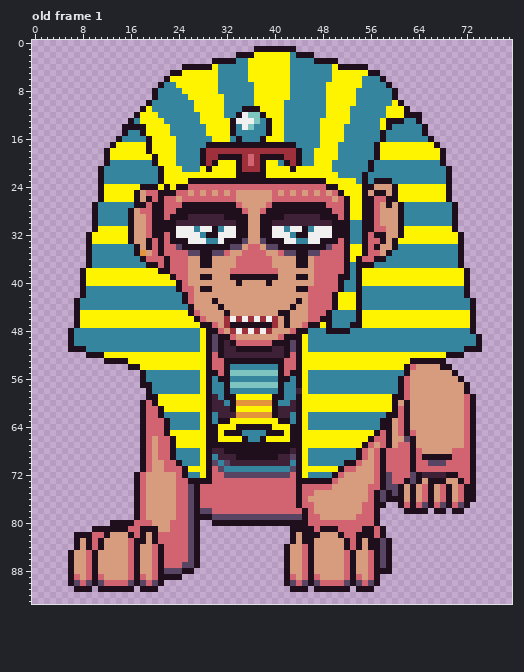
File history of a pixel-art file, phaser/concepts/enemy-boss-sphinx.aseprite. The picture above was drawn from the file before the commit.
80x94 pixels, 1 frame. Shown: old frame 1. The commit also changed other frames, which this record leaves out.
The same view after the edit:
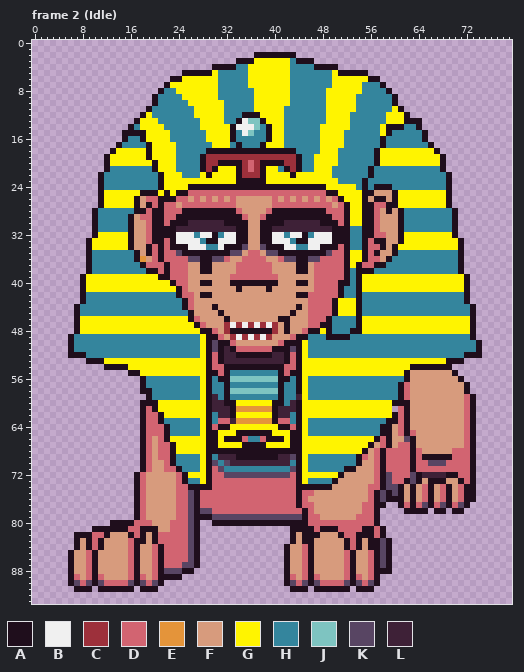
Palette (. is transparent): A #1f0e1c  B #f0f0f0  C #9d303b  D #d26471  E #e4943a  F #d79b7d  G #fff400  H #34859d  J #7ec4c1  K #584563  L #3e2137
A new or re-ordered frame is compared with the old frame closest to it.
Difference:
frames 1 -> 3
layer "Body" added
layer "Head" added
layer "head" removed
Frame 2 (Idle) is new; against old frame 1:
y 1: x 37..43 AAAAAAA -> .......
y 2: x 34..46 AAAGGGGGGHAAA -> ...AAAAAAA...
y 3: x 30..36 AAAAHHG -> ....AAA; x 44..50 HHHAAAA -> AAA....
y 4: x 25..33 AAAAAGHHH -> .....AAAA; x 47..55 HHHGAAAAA -> AAAA.....
y 5: x 23..29 AAGGGGG -> ..AAAAA; x 51..57 GGGGGAA -> AAAAA..
y 6: x 22..24 AGG -> .AA; x 55..58 HHHA -> GAA.
y 7: x 21..23 AHH -> .AG; x 36 H -> G; x 49 G -> H; x 58..59 HA -> A.
y 8: x 20..21 AH -> .A; x 24 H -> G; x 54 H -> G; x 59..60 HA -> A.
y 9: x 25 H -> G; x 31 G -> H
y 10: x 19..20 AH -> .A; x 26 H -> G; x 42 H -> G; x 60..61 GA -> A.
y 11: x 18..19 AG -> .A; x 35..37 AAA -> HHG; x 53 H -> G; x 59 G -> H; x 61..62 GA -> A.
y 12: x 17..18 AG -> .A; x 20 G -> H; x 27 H -> G; x 34..38 ABJJA -> HAAAG; x 63..64 AA -> ..
y 13: x 16..17 AH -> .A; x 21 G -> H; x 32..34 GAB -> HHA; x 36 B -> J; x 38..39 HA -> AG; x 48 G -> H; x 58..63 GAAAHH -> HGGGAA
y 14: x 15 A -> .; x 17..18 AA -> HG; x 22 G -> H; x 28 H -> G; x 34 H -> B; x 36..37 JH -> BJ; x 52 H -> G; x 60..61 HH -> AA; x 64..65 HA -> A.
y 15: x 16..17 HH -> AA; x 35..36 HH -> BJ; x 58..59 AH -> GA
y 16: x 14..15 AH -> .A; x 18..19 HA -> AG; x 23 G -> H; x 29 H -> G; x 33..34 HA -> AH; x 38..39 AG -> HA; x 65..66 HA -> A.
y 17: x 13..18 AGGGGG -> .AHHHH; x 29..33 AAAAA -> HGGGH; x 35..37 AAA -> HHH; x 39..43 AAAAA -> GGGHH; x 51 H -> G; x 57..67 AGGGGGGGGGA -> HAHHHHHHHA.
y 18: x 12..13 AG -> .A; x 28..44 ACCCCCCCCCCCCCCCA -> HAAAAAAAAAAAAAAAH; x 47 G -> H; x 67..68 GA -> A.
y 19: x 19..20 GA -> AG; x 31..34 AAAA -> CCCC; x 36 D -> C; x 38..41 AAAA -> CCCC
y 20: x 13..19 HHHHHHH -> GGGGGGG; x 30..33 AGGG -> CAAA; x 39..42 GGHA -> AAAC; x 50 H -> G; x 56..67 AHHHHHHHHHHH -> HAGGGGGGGGGG
y 21: x 11..12 AH -> .A; x 20..21 HA -> AG; x 24 G -> H; x 28..30 GAG -> ACA; x 36 C -> D; x 41..46 GGAGGG -> HACAHH; x 68..69 HA -> A.
y 22: x 25..27 GGG -> HHH; x 29 G -> A; x 35..37 AAA -> CCC; x 43 G -> A; x 50 G -> H; x 55..56 AH -> HA
y 23: x 26..33 AAAAAAAA -> GGGGGGGG; x 39..48 AAAAAAAAAA -> GGGGGGGGGG; x 51..53 GGG -> HHH; x 57..59 AAA -> HHH
y 24: x 12..22 GGGGGGAAAGA -> HHHHHHHHHAG; x 24..50 AADDDDDDDDDDDDDDDDDDDDDDDAA -> GGAAAAAAAAAAAAAAAAAAAAAAAGG; x 54 G -> H; x 56..68 AFFFAGGGGGGGG -> HAAAHHHHHHHHH
y 25: x 17..21 AFDDA -> GAAAG; x 23..26 ADDF -> GAAD; x 28 F -> D; x 30 F -> D; x 32 F -> D; x 34..39 FFFFFF -> DDDDDD; x 41 F -> D; x 43 F -> D; x 45 F -> D; x 47 F -> D; x 49..51 FDA -> AAG; x 56..58 FAA -> AFF
y 26: x 19 A -> D; x 22..24 DDF -> AAD; x 26 D -> F; x 28 D -> F; x 30 D -> F; x 32 D -> F; x 41 D -> F; x 43 D -> F; x 45 D -> F; x 47 D -> F; x 49..52 DFDA -> FDAG; x 56..59 ADDA -> FAAF
y 27: x 10..16 AHHHHHH -> .AGGGGG; x 18..20 ADA -> FAD; x 24..34 DAAAAAAAAAD -> FDDDDDDDDDF; x 39..48 DAAAAAAAAA -> FDDDDDDDDD; x 50 D -> F; x 58 F -> D; x 60..70 FAHHHHHHHHA -> AGGGGGGGGA.
y 28: x 16..18 AFD -> HAA; x 24 A -> D; x 34..35 AD -> DF; x 38..39 DA -> FD; x 49 A -> D; x 59 F -> A
y 29: x 18 F -> D; x 23 A -> D; x 26..31 LLLLLL -> AAAAAA; x 35 A -> D; x 38 A -> D; x 42..47 LLLLLL -> AAAAAA; x 50 A -> D
y 30: x 22 A -> D; x 24..25 LL -> AA; x 32..33 LL -> AA; x 40..41 LL -> AA; x 48..49 LL -> AA; x 51 A -> D; x 53..54 HH -> GG
y 31: x 11..15 GGGGG -> HHHHH; x 24..33 BBBHBBAHBB -> LLLLLLLLLL; x 40..49 BBHBBAHBBB -> LLLLLLLLLL; x 58 D -> F; x 62..69 GGGGGGGG -> HHHHHHHH
y 32: x 9..10 AG -> .A; x 22 D -> A; x 27..29 BHA -> HBB; x 31 B -> H; x 42..44 BHA -> HBB; x 46 B -> H; x 56..58 DAA -> ADD; x 70..71 GA -> A.
y 33: x 19..20 AD -> DA; x 24..25 AA -> BB; x 28..30 BHH -> HAA; x 32..33 AA -> BB; x 35 K -> A; x 38 K -> A; x 40..41 AA -> BB; x 43..45 BHH -> HAA; x 48..49 AA -> BB; x 51 D -> A; x 57 D -> A; x 60..61 AG -> FA
y 34: x 10..17 HHHHHHHA -> GGGGGGAF; x 23..24 DK -> AA; x 26..31 AAAAAA -> BBBHHB; x 33..40 KKFDDFKK -> AAKFFKAA; x 42..47 AAAAAA -> BBHHBB; x 49..50 KD -> AA; x 53..54 GG -> HH; x 57..58 AF -> DA; x 61..70 HHHHHHHHHH -> GGGGGGGGGG
y 35: x 18..19 EF -> FA; x 24..27 DDKK -> KAAA; x 30..35 KKDFFD -> AAAKKF; x 38..43 DFFDKK -> FKKAAA; x 46..49 KKDD -> AAAK; x 57 D -> A; x 59..60 AH -> FA
y 36: x 17..19 HAD -> AEF; x 21..22 DA -> AD; x 26..27 FF -> KK; x 30..32 FFF -> KKD; x 34 D -> F; x 39 D -> F; x 41..43 FFF -> DKK; x 46..47 FD -> KK; x 54..55 AD -> GA; x 57..59 AAH -> DFA
y 37: x 18..20 HAA -> ADD; x 53 H -> G; x 55..58 AAHH -> DDAA
y 38: x 8..21 AGGGGGGGGGGGGA -> .AHHHHHHHHHAAD; x 28..29 FF -> AA; x 33 D -> F; x 40 D -> F; x 44..45 FF -> AA; x 55..72 GGGGGGGGGGGGGGGGGA -> AAHHHHHHHHHHHHHHA.
y 39: x 21..23 GGA -> AAD; x 28..29 AA -> FF; x 33..40 AAAAAAAA -> DDDDDDDD; x 44..45 AA -> FF; x 51 A -> D
y 40: x 23..24 GA -> AD; x 28..29 FF -> AA; x 33 F -> A; x 35..38 FFFF -> AAAA; x 40 F -> A; x 44..45 FF -> AA; x 52 H -> A
y 41: x 9..23 HHHHHHHHHHHHHHH -> GGGGGGGGGGGGGGG; x 26 D -> F; x 28..29 AA -> FF; x 34 F -> A; x 39 F -> A; x 44..46 AAD -> FFF; x 55..71 HHHHHHHHHHHHHHHHH -> GGGGGGGGGGGGGGGGG
y 42: x 24..25 HA -> AD; x 28..29 FF -> AA; x 44..45 FF -> AA; x 50..53 AGGG -> DAHH
y 43: x 7..8 AH -> .A; x 30 A -> F; x 44 A -> F; x 72..73 HA -> A.
y 44: x 25..26 HA -> AD; x 30..31 FA -> AF; x 43..44 AF -> FA
y 45: x 8..25 GGGGGGGGGGGGGGGGGG -> HHHHHHHHHHHHHHHHHH; x 27 D -> F; x 31..32 FA -> AF; x 41..43 AAF -> FFA; x 49..53 AHHHH -> DAGGG; x 55..72 GGGGGGGGGGGGGGGGGG -> HHHHHHHHHHHHHHHHHH
y 46: x 26..28 GAD -> ADF; x 32..41 CBCBCBCBCF -> AFFFFFFFFA; x 48 A -> D
y 47: x 27..30 GAAD -> ADFF; x 33..39 AAAAAAA -> BCBCBCB; x 45..48 DAAG -> FDDA; x 53 A -> H
y 48: x 6..28 AHHHHHHHHHHHHHHHHHHHHHG -> .AGGGGGGGGGGGGGGGGGGGGA; x 30..40 ADFCBCBCBCF -> DFCAAAAAAAC; x 42..48 FDAAHHH -> AFFDAAG; x 50..72 AAAHHHHHHHHHHHHHHHHHHHH -> HHHAAGGGGGGGGGGGGGGGGGG
y 49: x 30..39 KAADFFFFFF -> ADFCBCBCBC; x 41..43 DAA -> FFD; x 45 G -> A; x 49..52 HHHH -> AAAA; x 73..74 HA -> A.
y 50: x 32..41 LADDDDDDAA -> ADFFFFFFFD; x 43 K -> A
y 51: x 7..8 AA -> HH; x 33..41 LAAAAAALL -> ADDDDDDAA; x 72..73 AA -> HH
y 52: x 6..27 ...AAAGGGGGGGGGGGGGGGG -> AAAHHHHHHHHHHHHHHHHHHH; x 34..39 LLLLLL -> AAAAAA; x 46..74 GGGGGGGGGGGGGGGGGGGGGGGAAA... -> HHHHHHHHHHHHHHHHHHHHHHHHHHAAA
y 53: x 9..15 ...AAAA -> AAAGGGG; x 31..42 DAAAAAAAAAAD -> ALLLLLLLLLLA; x 63..71 AAAAAA... -> GGGGGGAAA
y 54: x 12..17 ....AA -> AAAAGG; x 33..40 HHHHHHHH -> AAAAAAAA; x 62..67 ADFFFF -> GAAAAA
y 55: x 16..27 ..AHHHHHHHHH -> AAGGGGGGGGGG; x 33..40 JJJJJJJJ -> HHHHHHHH; x 46..61 HHHHHHHHHHHHHHHH -> GGGGGGGGGGGGGGGG
y 56: x 33..40 HHHHHHHH -> JJJJJJJJ; x 61..62 AD -> HA
y 57: x 19 A -> H; x 33..40 JJJJJJJJ -> HHHHHHHH
y 58: x 18 . -> A; x 33..40 HHHHHHHH -> JJJJJJJJ; x 44 L -> A
y 59: x 20..27 AGGGGGGG -> HHHHHHHH; x 33..40 AGGGGGGA -> HHHHHHHH; x 44 A -> L; x 46..60 GGGGGGGGGGGGGGA -> HHHHHHHHHHHHHHH
y 60: x 19 D -> A; x 32 H -> A; x 34..39 EEEEEE -> GGGGGG; x 41 H -> A; x 61 F -> A
y 61: x 20..21 DA -> AG; x 34..39 GGGGGG -> EEEEEE; x 60 A -> .
y 62: x 22..27 HHHHHH -> GGGGGG; x 33..39 LEEEEEE -> AGGGGGG; x 46..59 HHHHHHHHHHHHHA -> GGGGGGGGGGGGGG
y 63: x 21..22 DA -> AH; x 31..42 AAGGGGGGGGAA -> DDLEEEEEEADD; x 58 A -> H; x 60 F -> A
y 64: x 30..32 AGG -> DAA; x 34..39 AAAAAA -> GGGGGG; x 41..43 GGA -> AAD
y 65: x 23..27 GGGGG -> HHHHH; x 32..33 AA -> GG; x 35..38 HHHH -> AAAA; x 40..41 AA -> GG; x 46..58 GGGGGGGGGGGAD -> HHHHHHHHHHHHA
y 66: x 22..23 DA -> AG; x 32..35 GGGA -> AAAD; x 38..41 AGGG -> DAAA; x 56..57 AD -> GA
y 67: x 31..34 AAAA -> GGGG; x 39..42 AAAA -> GGGG; x 55..56 AD -> GA
y 68: x 24..27 HHHH -> GGGG; x 30..31 LL -> AA; x 43 L -> A; x 46..55 HHHHHHHHAD -> GGGGGGGGGA
y 70: x 23..24 DA -> AH; x 52..54 AAD -> HHA
y 71: x 24..27 DAGG -> AHHH; x 46..53 GGGGGADD -> HHHHHHAA
y 72: x 26..27 HH -> GG; x 46..51 HHHHAD -> GGGGGA
y 73: x 25..28 DAAA -> AHHG; x 45..50 AAAAAD -> GHHHHA
y 74: x 26 K -> A; x 28..29 DD -> AA; x 45..49 DDDDD -> AAAAA
Where, in picture pixels (left, top, right, bottom), the same in both pictures:
changed: (68, 46, 482, 490)
